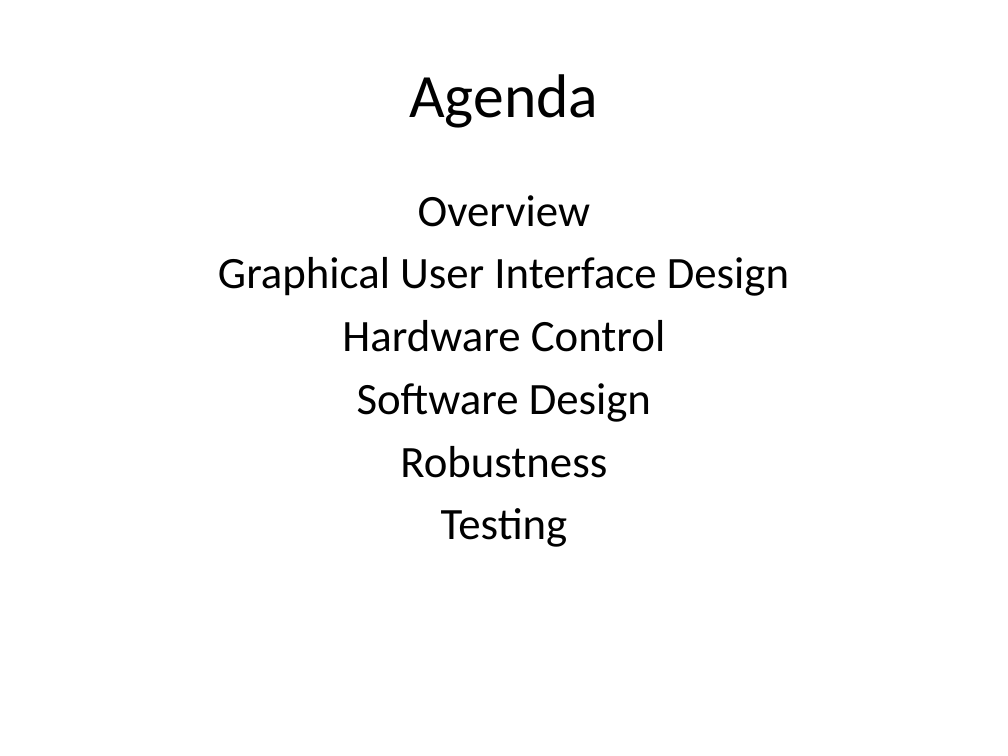
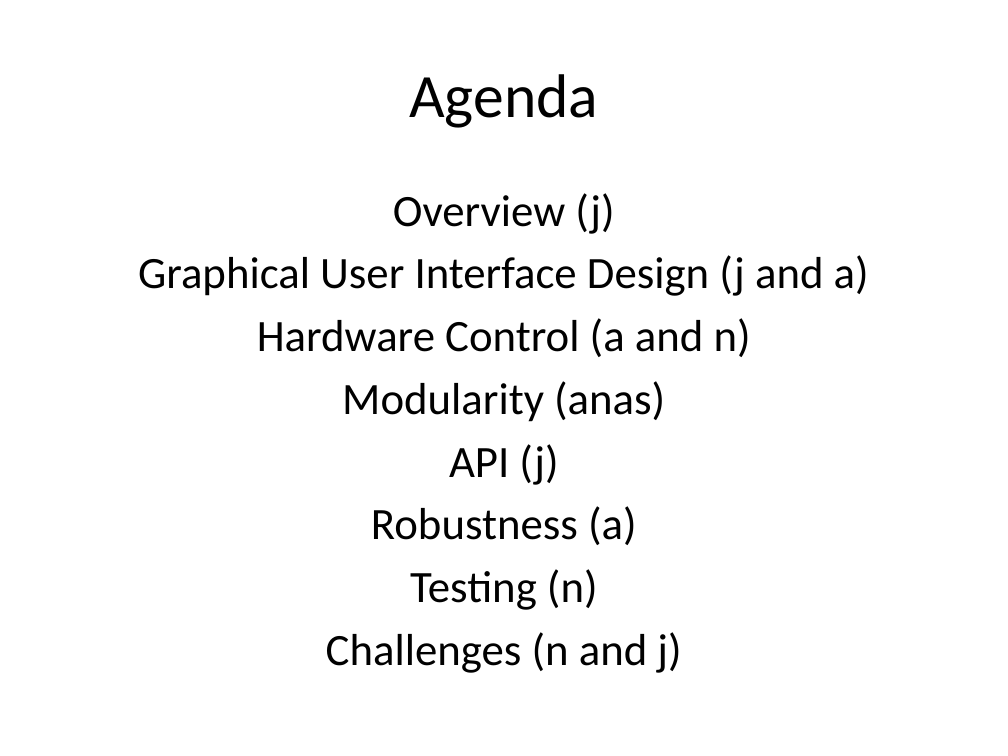
Before and after one commit to doctoboggan/DeathRay, a slide deck: slide 3 of manuals/desReview.pptx. Drawn at 1008x756 pixels with LibreOffice and Linux fonts; fonts in the diff are those of the drawing. Boxes give left, top, right and bottom in pixels: in the first picture for what was removed or moved away, otherwise in the second. Text is boxed around its words. In the diff, an @@ line names an element or a change of style, - is before the commit and + after.

```diff
--- a/manuals/desReview.pptx
+++ b/manuals/desReview.pptx
@@ text at [138, 193, 869, 673]: text changed @@
-Overview
-Graphical User Interface Design
-Hardware Control
-Software Design
-Robustness
-Testing
+Overview (j)
+Graphical User Interface Design (j and a)
+Hardware Control (a and n)
+Modularity (anas)
+API (j)
+Robustness (a)
+Testing (n)
+Challenges (n and j)
```
Also in this commit, not shown: 10 other slides changed, 5 slides added, 2 slides removed.
